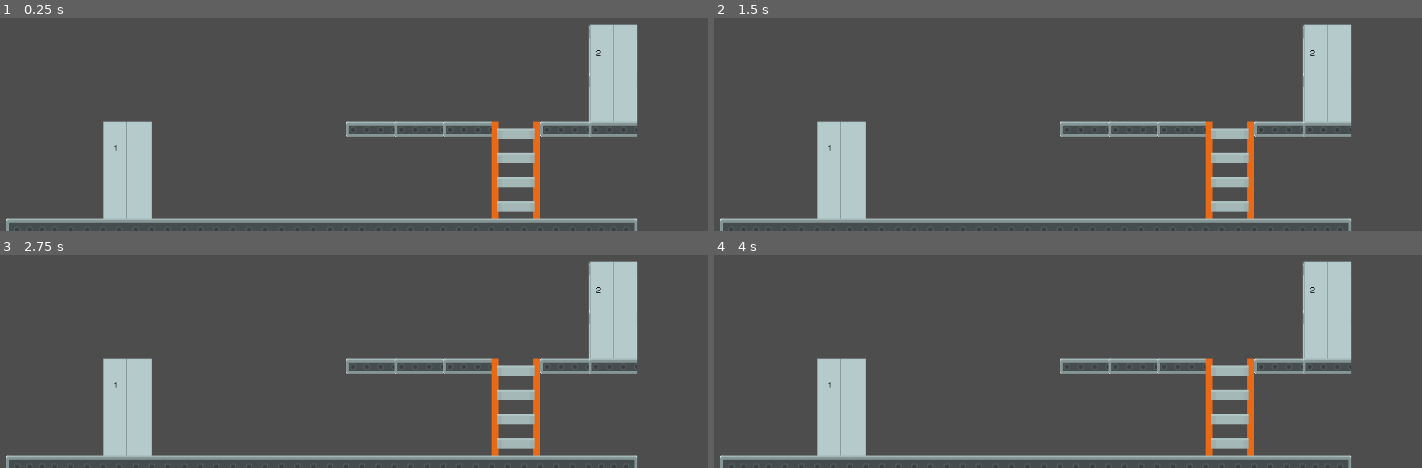
Above: before the commit, frames 1-4 (two rows, left to right).
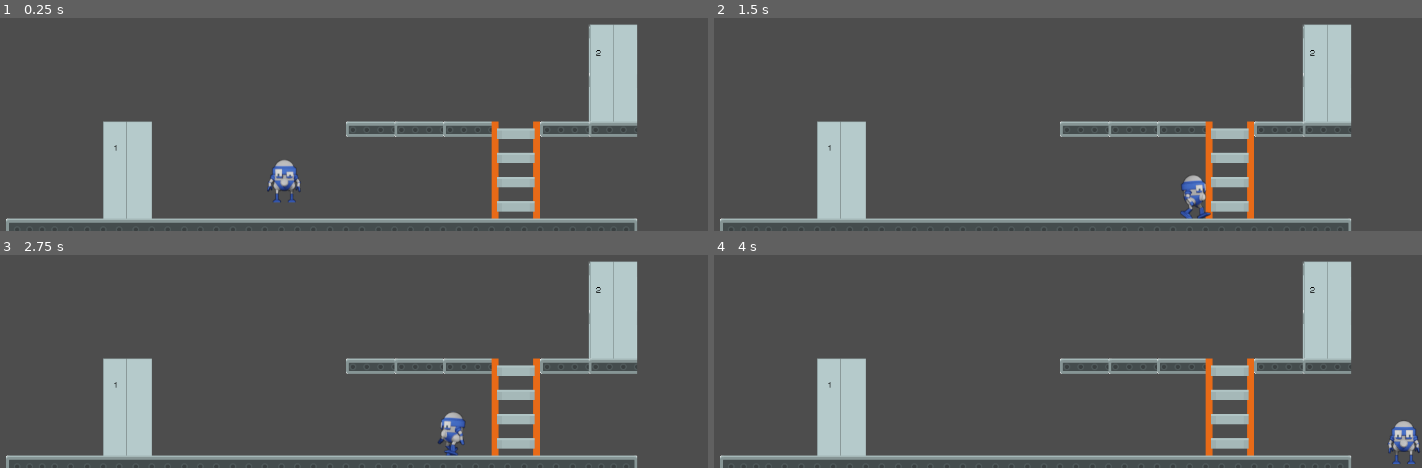
Above: after the commit, the same moments.

Repository: robmayhew/godot-questions
Game: Godot game, scene res://level_a.tscn
Same seed, same stepped clock (60 frames per second), same inputs: the game is played once before the commit and once after it.
Inputs:
- Up to frame 1 (0.25 s): no input
- Up to frame 2 (1.5 s): tap Enter (ui_accept) at 0.5, 0.77 s; hold Right (ui_right) from 0.53 s (still down)
- Up to frame 3 (2.75 s): tap Enter (ui_accept) at 1.52 s; release Right (ui_right) at 2.03 s; hold Left (ui_left) from 2.03 s (still down)
- Up to frame 4 (4 s): release Left (ui_left) at 2.78 s; hold Right (ui_right) from 2.78 s (still down); tap Enter (ui_accept) at 3.02, 3.77 s

The runs differ from the first frame. In frame 1, 0.5% of the frame differs, in the area x 37-43%, y 66-87%; in frame 2, 0.5%; in frame 3, 0.5%; in frame 4, 0.5%.

Commit message:
Ok level nav is back and better then ever

Diff:
--- a/ligtbear-game-jam-jan-2025-v-2/level_a.tscn
+++ b/ligtbear-game-jam-jan-2025-v-2/level_a.tscn
@@ -1,6 +1,7 @@
-[gd_scene load_steps=4 format=4 uid="uid://craits4xvde8n"]
+[gd_scene load_steps=5 format=4 uid="uid://craits4xvde8n"]
 
 [ext_resource type="Texture2D" uid="uid://d2gr4rkcg78j7" path="res://art/platformerPack_industrial_tilesheet.png" id="1_808ti"]
+[ext_resource type="PackedScene" uid="uid://db6r8wm84kjal" path="res://player.tscn" id="2_frwqc"]
 
 [sub_resource type="TileSetAtlasSource" id="TileSetAtlasSource_frwqc"]
 texture = ExtResource("1_808ti")
@@ -1783,7 +1784,7 @@
 
 [sub_resource type="TileSet" id="TileSet_58qch"]
 tile_size = Vector2i(70, 70)
-custom_data_layer_0/name = "foor"
+custom_data_layer_0/name = "floor"
 custom_data_layer_0/type = 1
 custom_data_layer_1/name = "Door"
 custom_data_layer_1/type = 1
@@ -1793,9 +1794,12 @@
 
 [node name="level_a" type="Node2D"]
 
-[node name="TileMapLayer" type="TileMapLayer" parent="."]
+[node name="TileMapLayer" type="TileMapLayer" parent="." groups=["level_map"]]
 tile_map_data = PackedByteArray("AAAJAAkAAAAHAAMAAAAKAAkAAAAHAAMAAAALAAkAAAAHAAMAAAAMAAkAAAAHAAMAAAANAAkAAAAHAAMAAAAOAA …(304 unchanged characters)…
 tile_set = SubResource("TileSet_58qch")
 
 [node name="Player Spawn Point" type="Marker2D" parent="."]
 position = Vector2(540, 557)
+
+[node name="Player" parent="." instance=ExtResource("2_frwqc")]
+position = Vector2(511, 511)
--- a/ligtbear-game-jam-jan-2025-v-2/player.gd
+++ b/ligtbear-game-jam-jan-2025-v-2/player.gd
@@ -4,7 +4,7 @@
 const SPEED = 300.0
 const JUMP_VELOCITY = -400.0
 @export var climb_speed := 180.0
-@export var tileMapLayer: TileMapLayer
+var tileMapLayer: TileMapLayer
 
 @onready var sprite = $Sprite
 
@@ -39,6 +39,7 @@
 	update_animation()
 
 func check_tile_properties() -> void:
+	tileMapLayer = get_tilemap_layer();
 	if not tileMapLayer:
 		return
 	if global_position == last_position:
@@ -70,7 +71,7 @@
 			if tile_data.get_custom_data("door"):
 				is_at_door = true
 			var d = tile_data.get_custom_data("door_number")
-			if d > 0:
+			if d and d > 0:
 				door_number = d;
 	# Only check below for floor
 	var tile_data = tileMapLayer.get_cell_tile_data(bottom_pos)
@@ -130,3 +131,7 @@
 	else:
 		# In air
 		sprite.play("idle")
+
+func get_tilemap_layer() -> TileMapLayer:
+	var nodes := get_tree().get_nodes_in_group("level_map")
+	return nodes[0] if not nodes.is_empty() else null
--- a/ligtbear-game-jam-jan-2025-v-2/project.godot
+++ b/ligtbear-game-jam-jan-2025-v-2/project.godot
@@ -15,6 +15,10 @@
 config/features=PackedStringArray("4.5", "GL Compatibility")
 config/icon="res://icon.svg"
 
+[global_group]
+
+level_map="TileMapLayer used for naviagation"
+
 [rendering]
 
 renderer/rendering_method="gl_compatibility"
Not shown: 1 places in ligtbear-game-jam-jan-2025-v-2/player.tscn that only renumber resources
